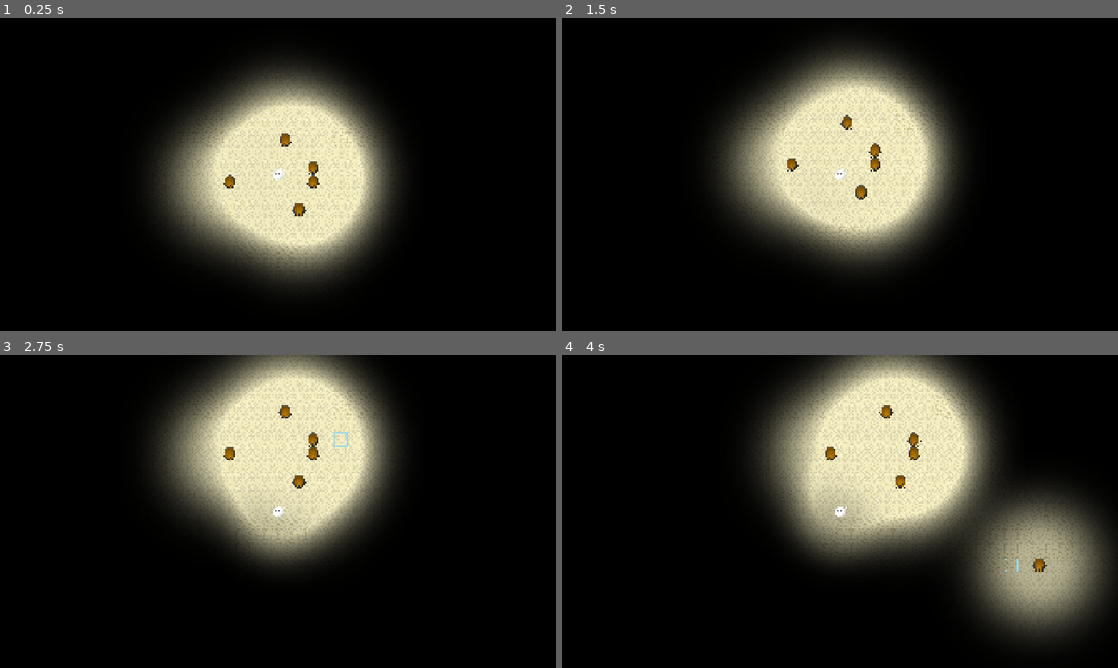
Above: before the commit, frames 1-4 (two rows, left to right).
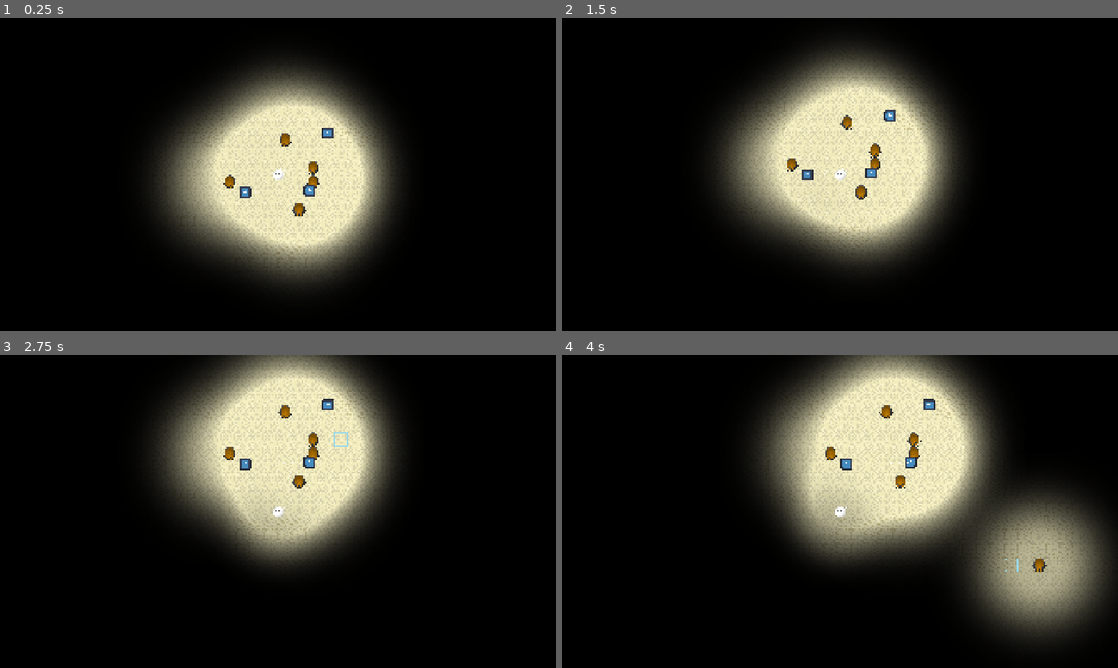
Above: after the commit, the same moments.

Repository: TheBlackDragon4/HS-GameJam2025
Game: Godot game, scene res://scenes/world.tscn
Two runs of this game, one before a commit and one after it. Both use one fixed random seed, a clock stepped at 60 frames per second and the inputs below. The engine's default icon, where the game draws it, is replaced by a stand-in: a white triangle on a blue panel in a dark square.
Inputs (mouse positions are in pixels of both pictures, inside the frame that each line leads up to):
- Up to frame 1 (0.25 s): no input
- Up to frame 2 (1.5 s): tap Enter (ui_accept) at 0.5, 0.77, 1.25 s; move the mouse to (962, 158) at 0.52 s; hold E (menu right) 0.53-1.28 s; right-click (962, 158) at 0.6 s; click (962, 158) at 0.67 s; move the mouse to (728, 190) at 1.27 s; hold S (down) from 1.28 s (still down); tap X (destroy) at 1.35 s
- Up to frame 3 (2.75 s): tap Enter (ui_accept) at 1.52 s; move the mouse to (333, 442) at 2.02 s; release S (down) at 2.03 s; hold E (menu right) from 2.03 s (still down); tap R (rotate) at 2.1 s
- Up to frame 4 (4 s): tap Enter (ui_accept) at 2.75, 3.02, 3.5, 3.77 s; move the mouse to (812, 574) at 2.77 s; release E (menu right) at 2.78 s; hold Up (ui_up) 2.78-3.53 s; tap Delete at 2.85 s; click (812, 574) at 2.92 s; move the mouse to (1006, 558) at 3.52 s; hold A (left) from 3.53 s (still down); right-click (1006, 558) at 3.6 s

The runs differ from the first frame. In frame 1, 0.2% of the frame differs, in the area x 43-60%, y 35-58%; in frame 2, 0.2%; in frame 3, 0.2%, in the area x 43-60%, y 14-37%; in frame 4, 0.2%.

Commit message:
împlemented particles
nodes which can receive particles must be in  a global group

Diff:
--- a/project.godot
+++ b/project.godot
@@ -29,6 +29,10 @@
 [editor_plugins]
 
 enabled=PackedStringArray("res://addons/modular-settings-menu/plugin.cfg")
+
+[global_group]
+
+Particles=""
 
 [input]
 
--- /dev/null
+++ b/scenes/templates/Particles_Supplier.tscn
@@ -0,0 +1,8 @@
+[gd_scene load_steps=2 format=3 uid="uid://c0dm6ua1pu1g0"]
+
+[ext_resource type="Script" uid="uid://bw5wdtuymturw" path="res://scenes/templates/particles_supplier.gd" id="1_becfb"]
+
+[node name="CPUParticles2D" type="CPUParticles2D"]
+script = ExtResource("1_becfb")
+
+[connection signal="ready" from="." to="." method="_on_ready"]
--- /dev/null
+++ b/scenes/templates/particles_supplier.gd
@@ -0,0 +1,30 @@
+extends CPUParticles2D
+
+var target: Node2D
+@export var source: Node2D
+@export var velocity: float
+@export var range: float
+
+
+func _on_ready() -> void:
+	if source:
+		self.global_position = source.global_position
+	if target == null:
+		target = find_target()
+		print(target.global_position)
+	var vec = (target.global_position - self.global_position).normalized()
+	print(vec)
+	self.direction = vec
+	self.initial_velocity_max = velocity
+	self.initial_velocity_min = velocity
+	self.lifetime = self.global_position.distance_to(target.global_position) / velocity
+
+func find_target() -> Node2D:
+	var min_dist = INF
+	var closest: Node2D = null
+	for node in get_tree().get_nodes_in_group("Particles"):
+		var dist = self.global_position.distance_to(node.global_position)
+		if dist < min_dist and dist <= range and source != node:
+			min_dist = dist
+			closest = node
+	return closest
--- a/scenes/world.tscn
+++ b/scenes/world.tscn
@@ -9,6 +9,8 @@
 [ext_resource type="PackedScene" uid="uid://b245af5i32bwl" path="res://scenes/collector.tscn" id="8_4mrxx"]
 [ext_resource type="PackedScene" uid="uid://drvg4dkmn8fv6" path="res://scenes/world_border.tscn" id="8_dss4m"]
 [ext_resource type="Texture2D" uid="uid://caa6n4d0h5o6m" path="res://assets/textures/backgrounds/sand.png" id="11_7t5mc"]
+[ext_resource type="Texture2D" uid="uid://dljojwqigg53f" path="res://assets/textures/icon.svg" id="14_o8fc1"]
+[ext_resource type="PackedScene" uid="uid://c0dm6ua1pu1g0" path="res://scenes/templates/Particles_Supplier.tscn" id="14_xo05s"]
 [ext_resource type="PackedScene" uid="uid://cqngyq22qcvt5" path="res://scenes/player.tscn" id="16_dss4m"]
 [ext_resource type="Texture2D" uid="uid://b83uh2ih7pfbv" path="res://assets/textures/backgrounds/sand_1.png" id="16_lakw3"]
 [ext_resource type="Texture2D" uid="uid://cctcsylsj4xal" path="res://assets/textures/backgrounds/sand_2.png" id="17_pm21f"]
@@ -77,3 +79,27 @@
 [node name="player" parent="." instance=ExtResource("16_dss4m")]
 
 [node name="FallbackBackground" type="Sprite2D" parent="."]
+
+[node name="Sprite2D" type="Sprite2D" parent="." groups=["Particles"]]
+position = Vector2(-38, 20)
+scale = Vector2(0.1, 0.1)
+texture = ExtResource("14_o8fc1")
+
+[node name="Sprite2D2" type="Sprite2D" parent="." groups=["Particles"]]
+position = Vector2(57, -48)
+scale = Vector2(0.1, 0.1)
+texture = ExtResource("14_o8fc1")
+
+[node name="Sprite2D3" type="Sprite2D" parent="." groups=["Particles"]]
+position = Vector2(36, 18)
+scale = Vector2(0.1, 0.1)
+texture = ExtResource("14_o8fc1")
+
+[node name="CPUParticles2D" parent="." node_paths=PackedStringArray("source") instance=ExtResource("14_xo05s")]
+position = Vector2(126, -18)
+direction = Vector2(0, 0)
+spread = 0.0
+gravity = Vector2(0, 0)
+source = NodePath("../Sprite2D")
+velocity = 50.0
+range = 200.0
Binary file added: assets/textures/Particle_light.png
Not shown, added: assets/textures/Particle_light.png.import
Not shown, added: scenes/templates/particles_supplier.gd.uid
Not shown: 1 places in scenes/world.tscn that only renumber resources
